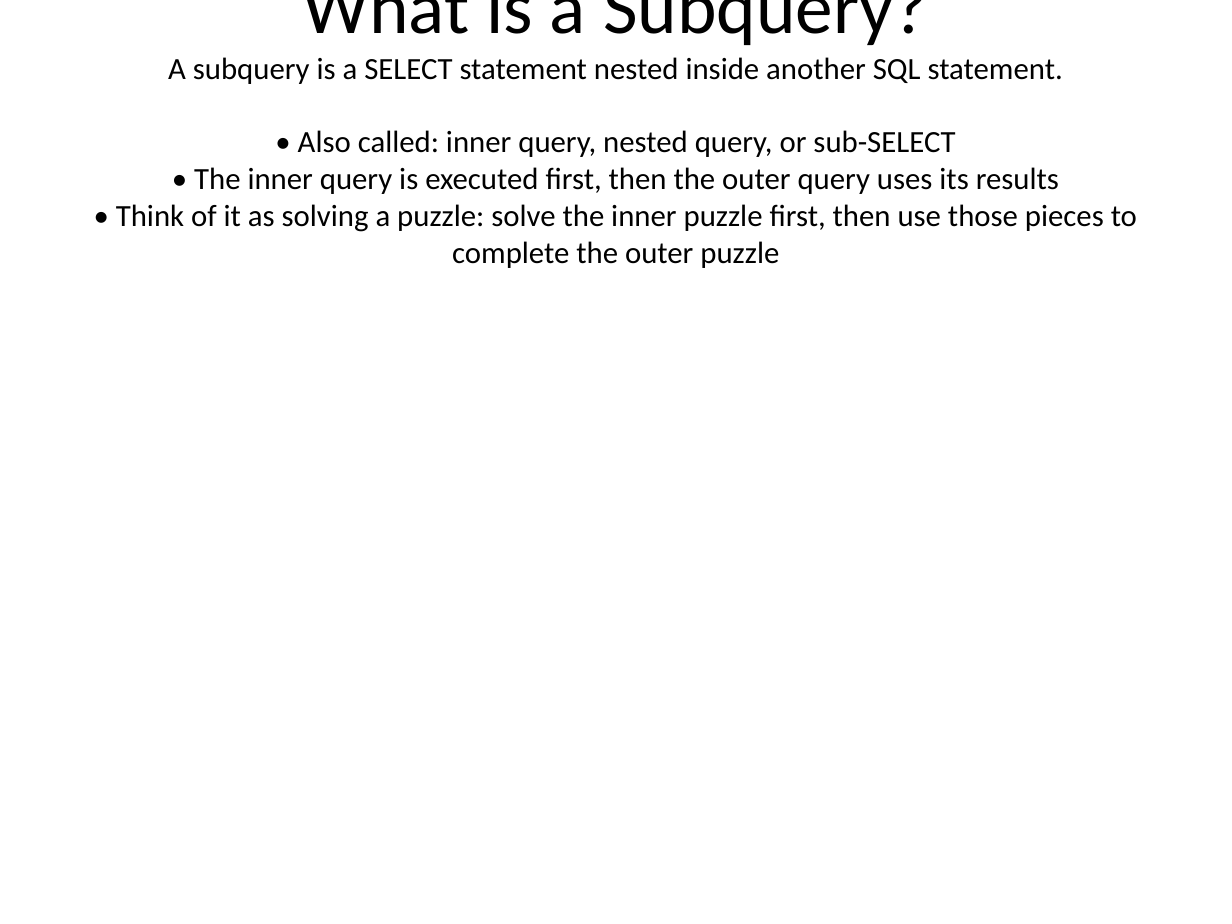
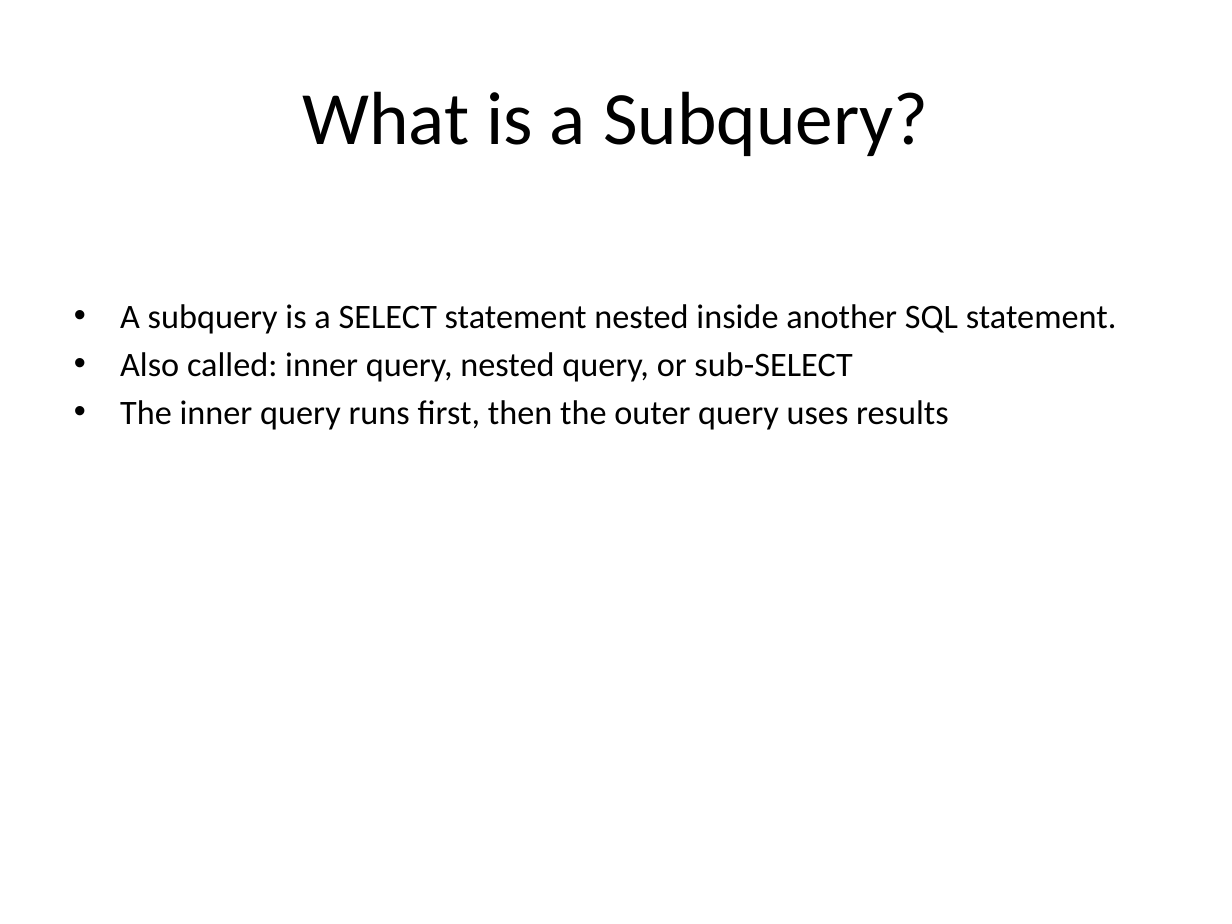
Before and after one commit to parth5012/cron-system, a slide deck: slide 2 of static/sql-subqueries-presentation/SQL_Subqueries_Presentation.pptx. Drawn at 1232x924 pixels with LibreOffice and Linux fonts; fonts in the diff are those of the drawing. Boxes give left, top, right and bottom in pixels: in the first picture for what was removed or moved away, otherwise in the second. Text is boxed around its words. In the diff, an @@ line names an element or a change of style, - is before the commit and + after.

```diff
--- a/static/sql-subqueries-presentation/SQL_Subqueries_Presentation.pptx
+++ b/static/sql-subqueries-presentation/SQL_Subqueries_Presentation.pptx
@@ title at <box>116,57,1137,268</box>: paragraph removed @@
-A subquery is a SELECT statement nested inside another SQL statement.
-• Also called: inner query, nested query, or sub-SELECT
-• The inner query is executed first, then the outer query uses its results
-• Think of it as solving a puzzle: solve the inner puzzle first, then use those pieces to complete the outer puzzle
@@ text added at <box>120,304,1117,430</box>, 20 pt, text #000000 @@
+• A subquery is a SELECT statement nested inside another SQL statement.
+• Also called: inner query, nested query, or sub-SELECT
+• The inner query runs first, then the outer query uses results
```
Also in this commit, not shown: 14 other slides changed.
